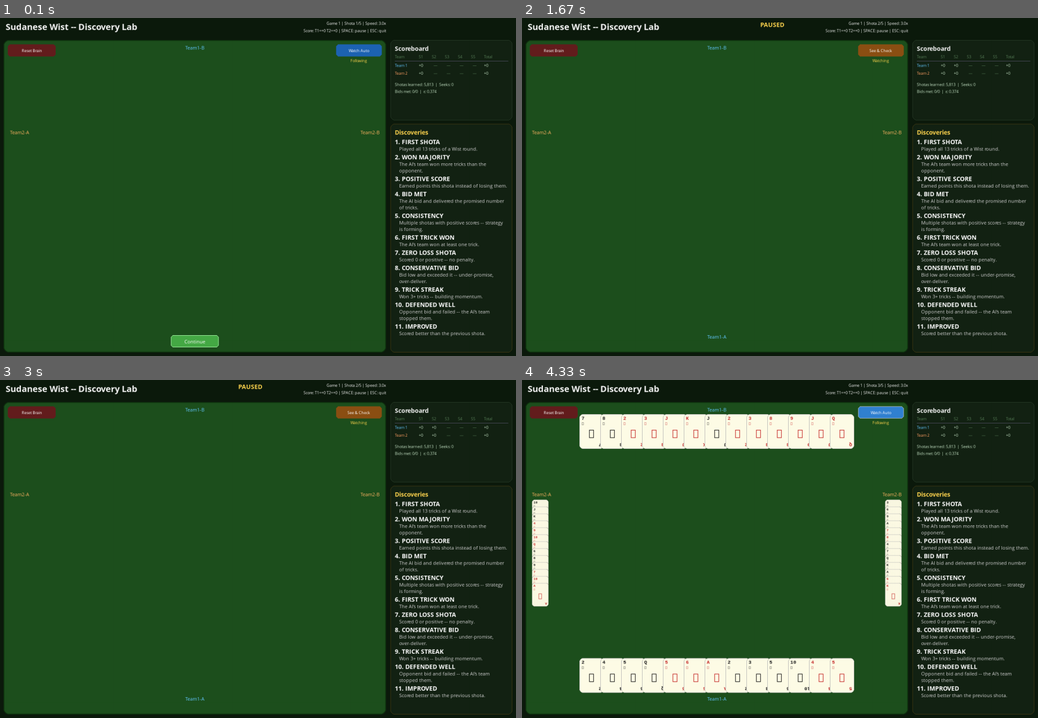
Above: before the commit, frames 1-4 (two rows, left to right).
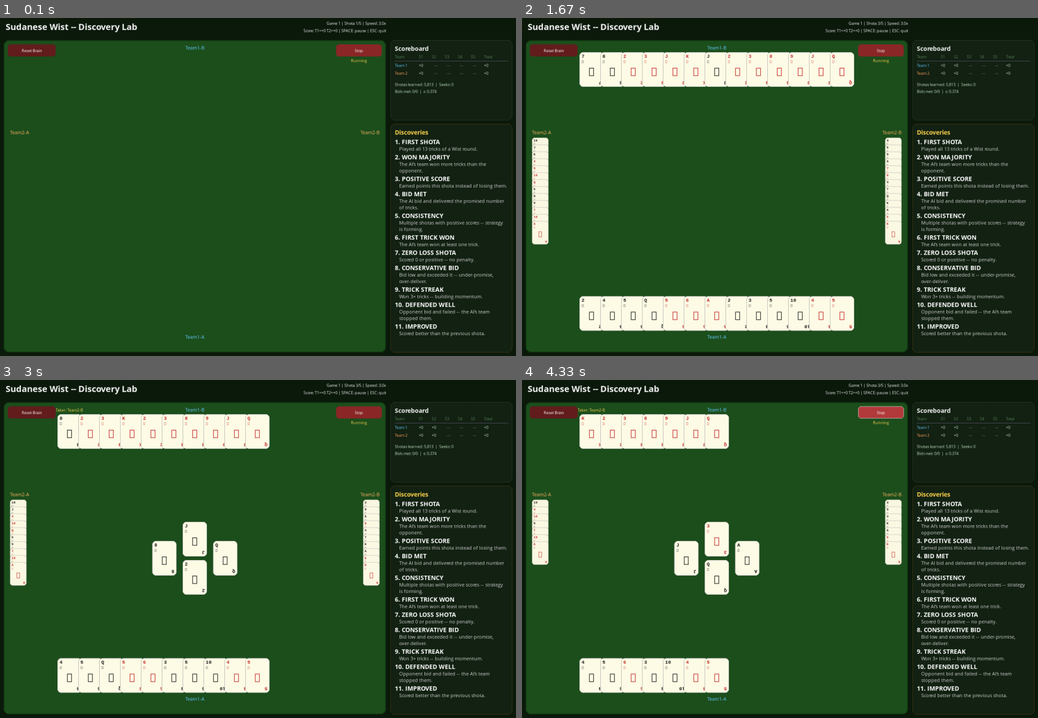
Above: after the commit, the same moments.

Repository: aamagzoub/engineering-intelligence
Game: pygame game, started from gui_wist_discovery/main.py
Same seed, same stepped clock (60 frames per second), same inputs: the game is played once before the commit and once after it.
Inputs (mouse positions are in pixels of both pictures, inside the frame that each line leads up to):
- Up to frame 1 (0.1 s): no input
- Up to frame 2 (1.67 s): click (878, 51) at 0.38 s, where only the run after the commit has a clickable "Stop"; tap Space at 0.67 s; click (614, 136) at 1.05 s
- Up to frame 3 (3 s): no input
- Up to frame 4 (4.33 s): click (883, 521) at 3.45 s; tap Space at 3.8 s; click (878, 413) at 4.12 s, where only the run after the commit has a clickable "Resume"

The runs differ from the first frame. In frame 1, 0.7% of the frame differs, in the area x 33-75%, y 7-98%; in frame 2, 13%, in the area x 1-74%, y 1-93%; in frame 3, 12%; in frame 4, 8.4%.

Commit message:
Wist discovery: remove follow mode, always auto-play with Stop/Resume button

Diff:
--- a/gui_wist_discovery/main.py
+++ b/gui_wist_discovery/main.py
@@ -58,7 +58,7 @@
         }
 
         # Mode.
-        self.mode = "follow"
+        self.mode = "watch"
         self.speed = 3.0
         self.paused = False
         self.state = "idle"
@@ -684,7 +684,7 @@
                 if self._continue_btn_rect and self._continue_btn_rect.collidepoint(event.pos):
                     self._on_continue()
                 if self._mode_btn_rect and self._mode_btn_rect.collidepoint(event.pos):
-                    self.mode = "follow" if self.mode == "watch" else "watch"
+                    self.paused = not self.paused
                 if self._reset_btn_rect and self._reset_btn_rect.collidepoint(event.pos):
                     self._reset_brain()
             elif event.type == pygame.MOUSEWHEEL:
@@ -717,23 +717,15 @@
             return
         now = pygame.time.get_ticks()
 
-        if self.mode == "watch":
-            delay = int(TRICK_DELAY_MS / max(self.speed, 2.0))
-            if now - self.last_action_time < delay:
-                return
-            if self.state == "playing":
-                self._play_one_trick()
-            elif self.state == "scoring":
-                self._start_new_shota()
-            elif self.state == "game_over":
-                self._start_new_game()
-        else:
-            # Follow mode — auto-advance tricks, wait for Continue on scoring.
-            delay = int(TRICK_DELAY_MS * 1.5 / self.speed)
-            if now - self.last_action_time < delay:
-                return
-            if self.state == "playing":
-                self._play_one_trick()
+        delay = int(TRICK_DELAY_MS / max(self.speed, 2.0))
+        if now - self.last_action_time < delay:
+            return
+        if self.state == "playing":
+            self._play_one_trick()
+        elif self.state == "scoring":
+            self._start_new_shota()
+        elif self.state == "game_over":
+            self._start_new_game()
 
     # === Rendering (identical layout to Hearts) ===
 
@@ -768,10 +760,8 @@
         # Trick in center.
         self._render_trick(table)
 
-        # Continue button (follow mode only).
+        # Continue button — not used, always auto-play.
         self._continue_btn_rect = None
-        if self.mode == "follow" and self.state in ("scoring", "game_over"):
-            self._render_continue_btn(table)
 
         # Mode button (top-right of table).
         self._render_mode_btn(table)
@@ -840,21 +830,23 @@
         self.screen.blit(t, t.get_rect(center=btn.center))
 
     def _render_mode_btn(self, table):
-        """Mode toggle — top-right, same as Hearts."""
+        """Stop/Resume toggle — top-right."""
         btn = pygame.Rect(table.right - 115, table.top + 10, 105, 28)
         self._mode_btn_rect = btn
         hover = btn.collidepoint(pygame.mouse.get_pos())
-        label = "Watch Auto" if self.mode == "follow" else "See & Check"
-        bg = (30, 100, 180) if not hover else (50, 130, 210)
-        if self.mode == "watch":
-            bg = (140, 80, 20) if not hover else (180, 110, 40)
+        if self.paused:
+            label = "Resume"
+            bg = (30, 140, 30) if not hover else (50, 180, 50)
+        else:
+            label = "Stop"
+            bg = (140, 40, 40) if not hover else (180, 60, 60)
         pygame.draw.rect(self.screen, bg, btn, border_radius=6)
         if hover:
             pygame.draw.rect(self.screen, (200, 200, 200), btn, width=1, border_radius=6)
         t = self.fonts["small"].render(label, True, (255, 255, 255))
         self.screen.blit(t, t.get_rect(center=btn.center))
-        mode_t = self.fonts["small"].render(
-            "Following" if self.mode == "follow" else "Watching", True, TEXT_GOLD)
+        status = "Stopped" if self.paused else "Running"
+        mode_t = self.fonts["small"].render(status, True, TEXT_GOLD)
         self.screen.blit(mode_t, mode_t.get_rect(centerx=btn.centerx, y=btn.bottom + 3))
 
     def _render_reset_btn(self, table):
